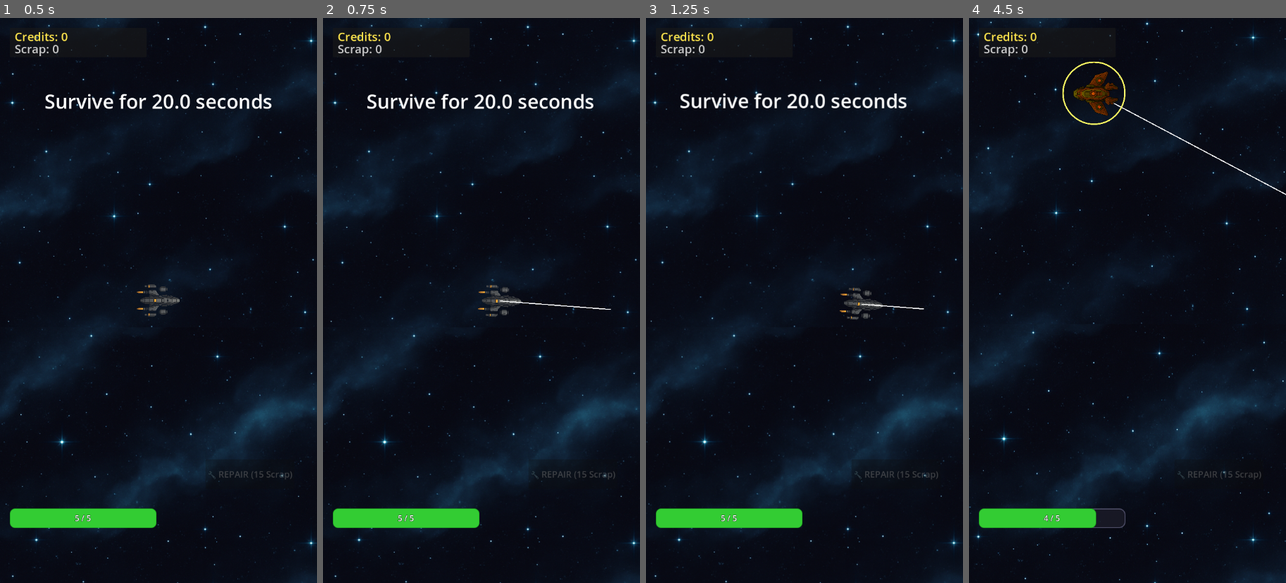
Above: before the commit, frames 1-4 (left to right).
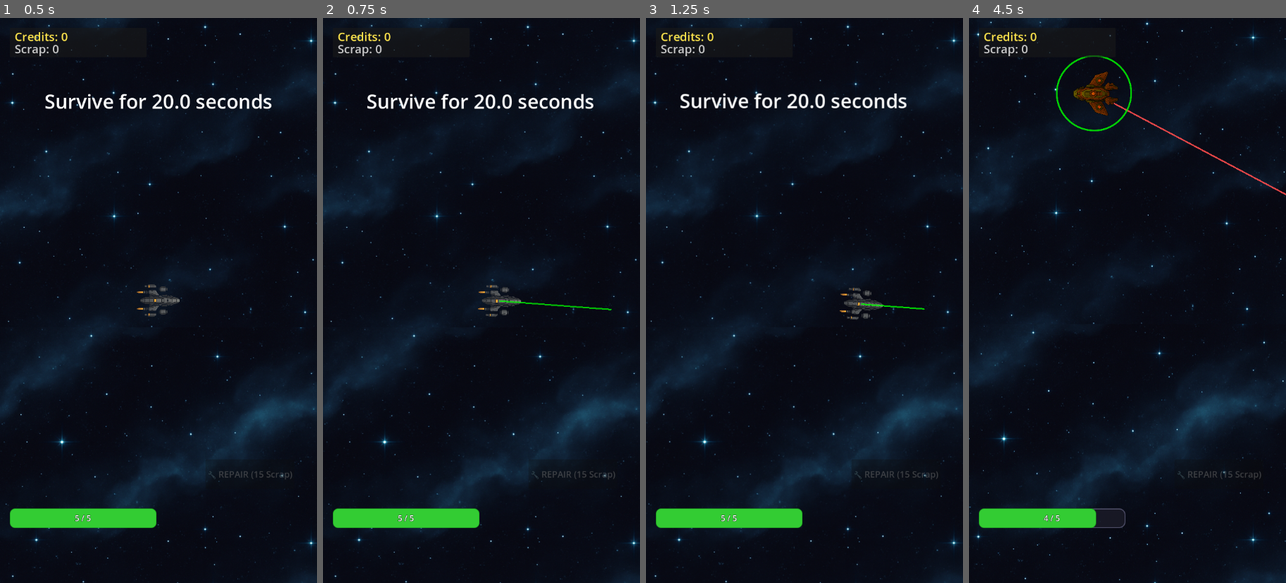
Above: after the commit, the same moments.

Repository: samjhill/echo-sector
Game: Godot game, scene res://scenes/game/node_2d.tscn
Same seed, same stepped clock (60 frames per second), same inputs: the game is played once before the commit and once after it. This scene is started directly instead of the project's main scene.
Inputs (mouse positions are in pixels of both pictures, inside the frame that each line leads up to):
- Up to frame 1 (0.5 s): no input
- Up to frame 2 (0.75 s): tap Enter at 0.5 s; move the mouse to (551, 272) at 0.52 s; hold Right (ui_right) from 0.53 s (still down); click (551, 272) at 0.67 s
- Up to frame 3 (1.25 s): keep holding Right (ui_right)
- Up to frame 4 (4.5 s): move the mouse to (1064, 328) at 1.27 s; release Right (ui_right) at 1.28 s; hold Down (ui_down) 1.28-2.03 s; move the mouse to (1159, 176) at 2.02 s; hold Right (ui_right) 2.03-2.78 s; move the mouse to (1238, 345) at 2.77 s; hold Up (ui_up) 2.78-3.53 s; click (1238, 345) at 2.92 s; move the mouse to (1222, 385) at 3.52 s; hold Left (ui_left) from 3.53 s (still down); move the mouse to (1083, 85) at 4.27 s; click (1083, 85) at 4.42 s

Frame 1 is identical in both runs. In frame 2, 0.1% of the frame differs, in the area x 55-92%, y 50-52%; in frame 3, less than 0.1%; in frame 4, 0.7%, in the area x 27-100%, y 6-32%.

Commit message:
pretty up the target ring and trajectory line

Diff:
--- a/scenes/game/enemy.tscn
+++ b/scenes/game/enemy.tscn
@@ -29,5 +29,6 @@
 visible = false
 z_index = 10
 position = Vector2(-4.00001, -1.00001)
-scale = Vector2(0.197998, 0.197998)
+scale = Vector2(0.25, 0.25)
+modulate = Color(0, 1, 0, 0.8)
 texture = ExtResource("3_qi2p4")
--- a/scenes/game/player.tscn
+++ b/scenes/game/player.tscn
@@ -27,5 +27,9 @@
 
 [node name="TrajectoryLine" type="Line2D" parent="."]
 visible = false
-width = 2.0
+width = 3.0
+default_color = Color(0, 1, 0, 0.8)
 antialiased = true
+joint_mode = 1
+begin_cap_mode = 1
+end_cap_mode = 1
--- a/scripts/core/player.gd
+++ b/scripts/core/player.gd
@@ -33,6 +33,10 @@
 var shake_intensity := 5.0
 var original_camera_position: Vector2
 
+# Trajectory line animation variables
+var trajectory_animation_tween: Tween
+var trajectory_alpha: float = 0.0
+
 func _ready():
 	set_process_input(true)
 	add_to_group("players")
@@ -43,6 +47,15 @@
 	# Store original sprite and camera properties for hit effects
 	original_sprite_modulate = sprite.modulate
 	original_camera_position = camera.position
+
+	# Set up trajectory line styling
+	if trajectory_line:
+		trajectory_line.width = 3.0
+		trajectory_line.default_color = Color(0, 1, 0, 0.8)  # Green with transparency
+		trajectory_line.antialiased = true
+		trajectory_line.joint_mode = Line2D.LINE_JOINT_ROUND
+		trajectory_line.begin_cap_mode = Line2D.LINE_CAP_ROUND
+		trajectory_line.end_cap_mode = Line2D.LINE_CAP_ROUND
 
 	# Engine - handle array of engines
 	if PlayerData.equipped_components.has("engine"):
@@ -168,15 +181,8 @@
 	# Update hit effects
 	_update_hit_effects(delta)
 
-	# Only draw the line if the target position is different from the current position
-	if global_position.distance_to(target_position) > 5:
-		trajectory_line.points = [
-			Vector2.ZERO,
-			to_local(target_position)
-		]
-		trajectory_line.visible = true
-	else:
-		trajectory_line.visible = false
+	# Update trajectory line with improved visuals
+	_update_trajectory_line()
 
 	if current_target and is_instance_valid(current_target):
 		fire_timer += delta
@@ -212,6 +218,60 @@
 	else:
 		current_target = null
 
+func _update_trajectory_line():
+	if not trajectory_line:
+		return
+
+	var distance = global_position.distance_to(target_position)
+
+	if distance > 5:
+		# Show trajectory line with animation
+		trajectory_line.points = [
+			Vector2.ZERO,
+			to_local(target_position)
+		]
+
+		# Animate the line appearance
+		if not trajectory_line.visible:
+			trajectory_line.visible = true
+			_animate_trajectory_line_in()
+
+		# Update line color based on target type
+		if current_target:
+			# Red for locked targets
+			trajectory_line.default_color = Color(1, 0.3, 0.3, 0.9)
+		else:
+			# Green for movement targets
+			trajectory_line.default_color = Color(0, 1, 0, 0.8)
+	else:
+		# Hide trajectory line with animation
+		if trajectory_line.visible:
+			_animate_trajectory_line_out()
+
+func _animate_trajectory_line_in():
+	if not trajectory_line:
+		return
+
+	# Stop any existing animation
+	if trajectory_animation_tween:
+		trajectory_animation_tween.kill()
+
+	trajectory_animation_tween = create_tween()
+	trajectory_animation_tween.tween_property(trajectory_line, "modulate:a", 0.0, 0.0)
+	trajectory_animation_tween.tween_property(trajectory_line, "modulate:a", 1.0, 0.2).set_ease(Tween.EASE_OUT)
+
+func _animate_trajectory_line_out():
+	if not trajectory_line:
+		return
+
+	# Stop any existing animation
+	if trajectory_animation_tween:
+		trajectory_animation_tween.kill()
+
+	trajectory_animation_tween = create_tween()
+	trajectory_animation_tween.tween_property(trajectory_line, "modulate:a", 0.0, 0.2).set_ease(Tween.EASE_IN)
+	trajectory_animation_tween.tween_callback(func(): trajectory_line.visible = false)
+
 func _update_hit_effects(delta):
 	# Update flash effect
 	if is_flashing:
--- a/scripts/enemies/enemy.gd
+++ b/scripts/enemies/enemy.gd
@@ -12,15 +12,85 @@
 
 var fire_timer := 0.0
 var health: int
+var lock_ring: Sprite2D
+var lock_animation_tween: Tween
 
 func _ready():
 	health = max_health
 	sprite.modulate = color
 	add_to_group("enemies")
 
+	# Get the lock ring reference
+	lock_ring = $LockRing
+
+	# Set up initial lock ring properties
+	if lock_ring:
+		lock_ring.modulate = Color(0, 1, 0, 0.8)  # Green with transparency
+		lock_ring.scale = Vector2(0.2, 0.2)  # Start smaller
+		lock_ring.rotation = 0
+
 func set_locked(is_locked: bool):
 	print("set_locked called on ", self.name, " — locked: ", is_locked)
-	$LockRing.visible = is_locked
+
+	if not lock_ring:
+		return
+
+	if is_locked:
+		# Show and animate the lock ring
+		lock_ring.visible = true
+		_animate_lock_ring_in()
+	else:
+		# Hide the lock ring
+		_animate_lock_ring_out()
+
+func _animate_lock_ring_in():
+	if not lock_ring:
+		return
+
+	# Stop any existing animation
+	if lock_animation_tween:
+		lock_animation_tween.kill()
+
+	lock_animation_tween = create_tween()
+	lock_animation_tween.set_parallel(true)
+
+	# Scale animation - grow from small to normal size
+	lock_animation_tween.tween_property(lock_ring, "scale", Vector2(0.2, 0.2), 0.0)
+	lock_animation_tween.tween_property(lock_ring, "scale", Vector2(0.25, 0.25), 0.3).set_ease(Tween.EASE_OUT).set_trans(Tween.TRANS_BACK)
+
+	# Opacity animation - fade in
+	lock_animation_tween.tween_property(lock_ring, "modulate:a", 0.0, 0.0)
+	lock_animation_tween.tween_property(lock_ring, "modulate:a", 0.9, 0.3).set_ease(Tween.EASE_OUT)
+
+	# Start continuous rotation
+	_start_lock_ring_rotation()
+
+func _animate_lock_ring_out():
+	if not lock_ring:
+		return
+
+	# Stop any existing animation
+	if lock_animation_tween:
+		lock_animation_tween.kill()
+
+	lock_animation_tween = create_tween()
+
+	# Scale and fade out
+	lock_animation_tween.set_parallel(true)
+	lock_animation_tween.tween_property(lock_ring, "scale", Vector2(0.1, 0.1), 0.2).set_ease(Tween.EASE_IN)
+	lock_animation_tween.tween_property(lock_ring, "modulate:a", 0.0, 0.2).set_ease(Tween.EASE_IN)
+
+	# Hide after animation
+	lock_animation_tween.tween_callback(func(): lock_ring.visible = false)
+
+func _start_lock_ring_rotation():
+	if not lock_ring or not lock_ring.visible:
+		return
+
+	# Create a continuous rotation animation
+	var rotation_tween = create_tween()
+	rotation_tween.set_loops()  # Infinite loop
+	rotation_tween.tween_property(lock_ring, "rotation", lock_ring.rotation + TAU, 2.0)
 
 func _physics_process(delta):
 	var player = get_tree().get_first_node_in_group("players")
--- /dev/null
+++ b/scripts/ui/animated_background.gd
@@ -0,0 +1,84 @@
+extends TextureRect
+class_name AnimatedBackground
+
+# Animation settings
+@export var animation_speed: float = 20.0  # pixels per second
+@export var animation_delay: float = 0.0   # delay before starting animation
+@export var pan_distance: float = 0.3      # how much of the image to pan (0.0 to 1.0)
+
+# Animation state
+var is_animating: bool = false
+var start_position: Vector2
+var target_position: Vector2
+var animation_progress: float = 0.0
+var delay_timer: float = 0.0
+
+func _ready():
+	# Set up the animation
+	setup_animation()
+
+func setup_animation():
+	# Let the TextureRect handle scaling with stretch_mode=5 and expand_mode=1
+	# We just need to handle the panning animation
+
+	# Get the current position (should be 0,0 since TextureRect handles scaling)
+	start_position = Vector2.ZERO
+
+	# Calculate how much we can pan based on the texture size vs viewport size
+	var viewport_size = get_viewport().get_visible_rect().size
+	var texture_size = texture.get_size() if texture else Vector2.ZERO
+
+	# Calculate how much extra width we have for panning
+	var scale_factor = viewport_size.y / texture_size.y  # Scale to fill height
+	var scaled_width = texture_size.x * scale_factor
+	var extra_width = scaled_width - viewport_size.x
+
+	# Calculate pan distance
+	var actual_pan_distance = extra_width * pan_distance
+
+	# Set target position (move left to show right edge)
+	target_position = Vector2(-actual_pan_distance, 0)
+
+	# Start the animation after delay
+	if animation_delay > 0.0:
+		delay_timer = animation_delay
+	else:
+		start_animation()
+
+func _process(delta):
+	if delay_timer > 0.0:
+		delay_timer -= delta
+		if delay_timer <= 0.0:
+			start_animation()
+		return
+
+	if is_animating:
+		# Calculate animation progress
+		var total_distance = (target_position - start_position).length()
+		var current_distance = animation_speed * animation_progress
+
+		# Update position based on progress
+		var progress_ratio = current_distance / total_distance
+		position = start_position.lerp(target_position, progress_ratio)
+
+		# Update animation progress
+		animation_progress += delta
+
+		# Check if animation is complete
+		if progress_ratio >= 1.0:
+			# Reset to start position and continue the loop
+			position = start_position
+			animation_progress = 0.0
+
+func start_animation():
+	is_animating = true
+	animation_progress = 0.0
+
+func stop_animation():
+	is_animating = false
+
+func pause_animation():
+	is_animating = false
+
+func resume_animation():
+	is_animating = true
Not shown, added: scripts/ui/animated_background.gd.uid
